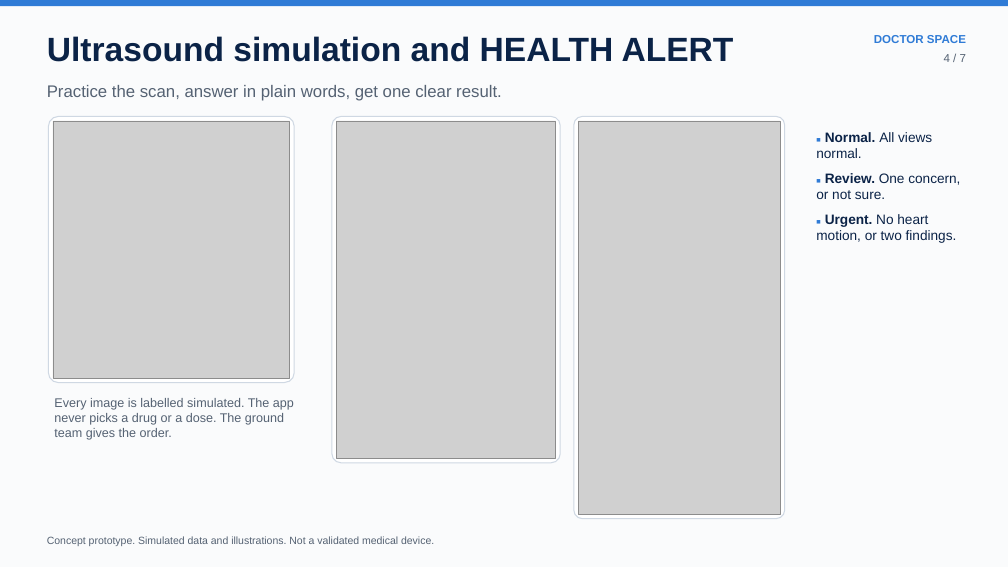
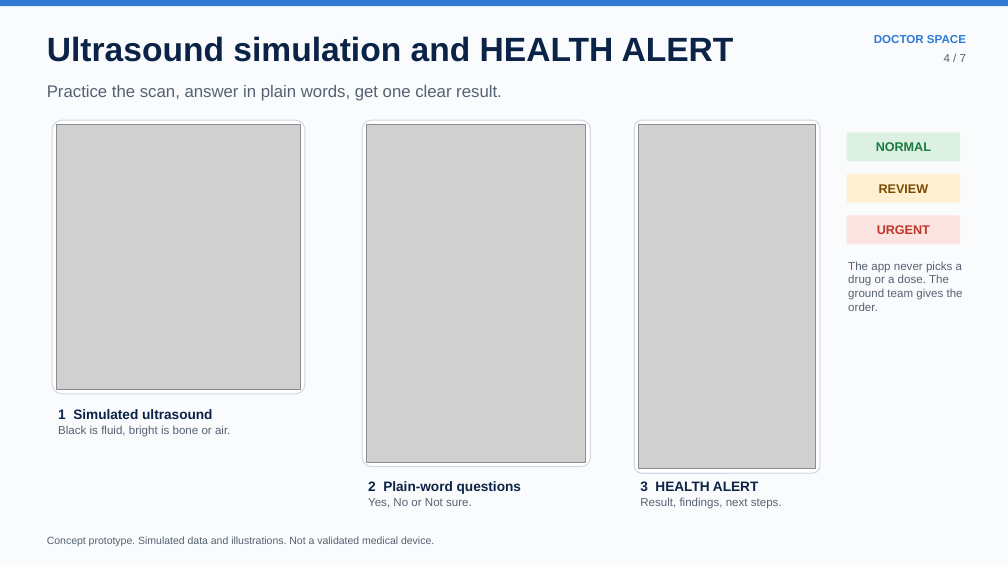
Before and after one commit to alfathitamara/Doctor-Space, a slide deck: slide 4 of deck/Doctor_Space_NASA_SpaceApps_2026.pptx. Drawn at 1008x567 pixels with LibreOffice and Linux fonts; fonts in the diff are those of the drawing; grey boxes stand for pictures. Boxes give left, top, right and bottom in pixels: in the first picture for what was removed or moved away, otherwise in the second. Text is boxed around its words. In the diff, an @@ line names an element or a change of style, - is before the commit and + after.

```diff
--- a/deck/Doctor_Space_NASA_SpaceApps_2026.pptx
+++ b/deck/Doctor_Space_NASA_SpaceApps_2026.pptx
@@ rounded rectangle: place and size @@
-rounded rectangle at [48,116,294,383]
+rounded rectangle at [52,120,305,394]
@@ picture: place and size @@
-picture at [53,121,290,378]
+picture at [57,125,300,389]
@@ rounded rectangle: place and size @@
-rounded rectangle at [332,116,560,463]
+rounded rectangle at [362,120,591,467]
@@ picture: place and size @@
-picture at [337,121,556,458]
+picture at [367,125,586,462]
@@ rounded rectangle: place and size @@
-rounded rectangle at [574,116,785,519]
+rounded rectangle at [634,120,820,473]
@@ picture: place and size @@
-picture at [578,121,780,514]
+picture at [639,125,815,469]
@@ text removed at [816,132,960,243] @@
-■ Normal. All views normal.
-■ Review. One concern, or not sure.
-■ Urgent. No heart motion, or two findings.
@@ rounded rectangle added at [847,132,960,161], fill #DDF1E3, 12 pt, text #1B7A3E, bold @@
+NORMAL
@@ rounded rectangle added at [847,174,960,203], fill #FFF0D2, 12 pt, text #7A4B00, bold @@
+REVIEW
@@ rounded rectangle added at [847,216,960,244], fill #FBE3E0, 12 pt, text #C2352A, bold @@
+URGENT
@@ text at [848,261,963,311]: text changed; size 12 to 11 pt @@
-Every image is labelled simulated. The app never picks a drug or a dose. The ground team gives the order.
+The app never picks a drug or a dose. The ground team gives the order.
@@ text added at [58,409,230,437], 11 pt, text #556273 @@
+1 Simulated ultrasound
+Black is fluid, bright is bone or air.
@@ text added at [368,481,521,508], 13 pt, text #0B2347, bold @@
+2 Plain-word questions
+Yes, No or Not sure.
@@ text added at [640,481,782,509], 11 pt, text #556273 @@
+3 HEALTH ALERT
+Result, findings, next steps.
```
Also in this commit, not shown: 6 other slides changed, 1 other file.
